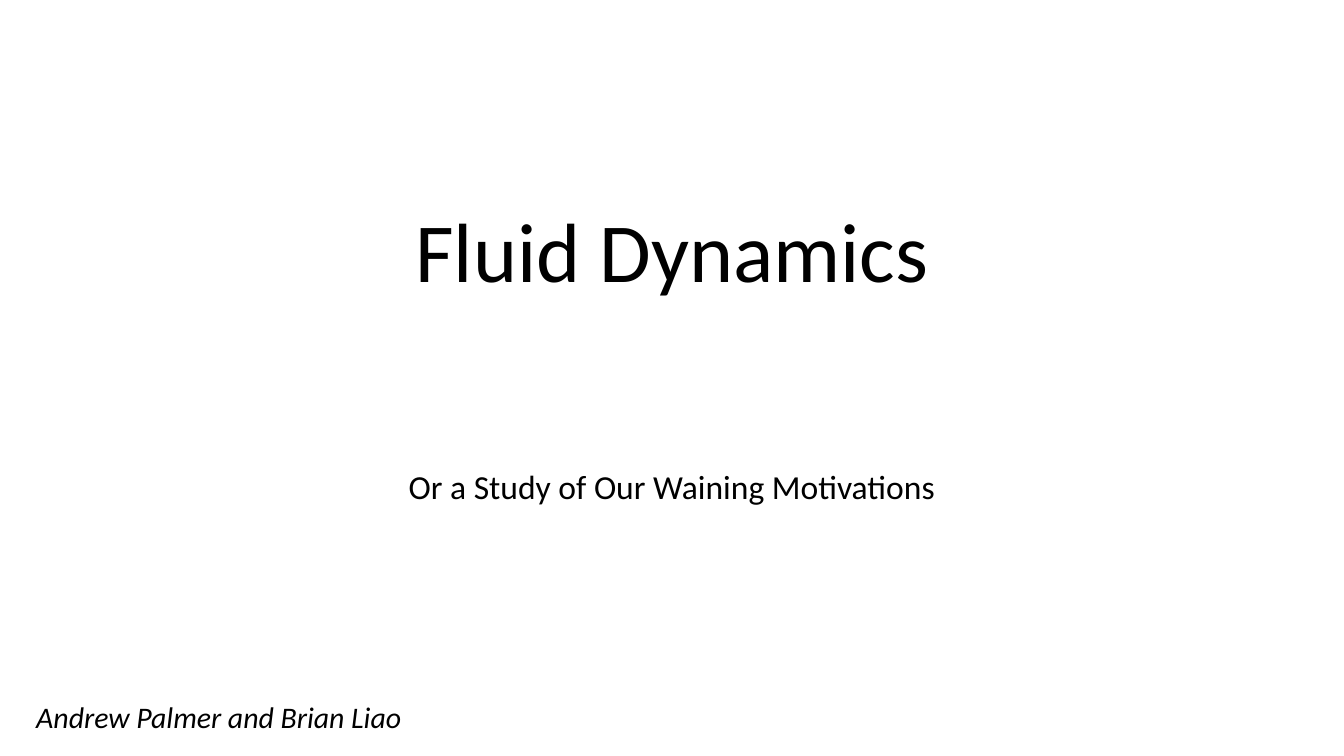
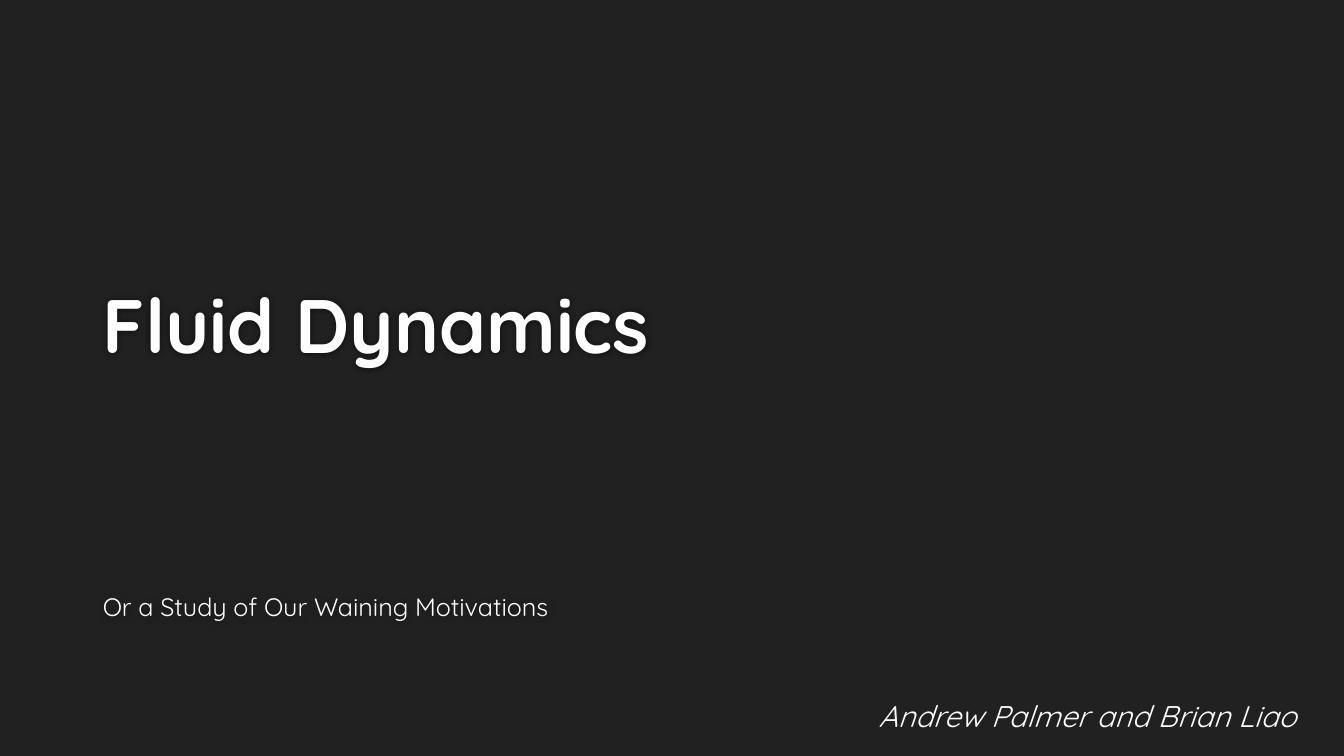
Before and after one commit to andrew-pa/fluidynm, a slide deck: slide 1 of Navier Stokes Presentation.pptx. Drawn at 1344x756 pixels with LibreOffice and Linux fonts; fonts in the diff are those of the drawing; background and template pictures are left out. Boxes give left, top, right and bottom in pixels: in the first picture for what was removed or moved away, otherwise in the second. Text is boxed around its words. In the diff, an @@ line names an element or a change of style, - is before the commit and + after.

```diff
--- a/Navier Stokes Presentation.pptx
+++ b/Navier Stokes Presentation.pptx
@@ background #FFFFFF to #212121 @@
@@ title "Fluid Dynamics" moved from (x1=415, y1=223, x2=929, y2=296) to (x1=103, y1=297, x2=650, y2=368) @@
@@ title "Fluid Dynamics" at (x1=103, y1=297, x2=650, y2=368): size 45 to 40.5 pt, font Calibri to Quicksand, text colour #000000 to #FEFEFE, bold on; alignment centre to left; line spacing 0.9 to 1 @@
@@ subtitle "Or a Study of Our ..." moved from (x1=409, y1=475, x2=935, y2=505) to (x1=103, y1=597, x2=548, y2=621) @@
@@ subtitle "Or a Study of Our ..." at (x1=103, y1=597, x2=548, y2=621): size 18 to 13.5 pt, font Calibri to Quicksand, text colour #000000 to #FFFFFF; alignment centre to left; line spacing 0.9 to 1; more space between paragraphs @@
@@ text "Andrew Palmer and Brian Liao" moved from (x1=36, y1=707, x2=401, y2=729) to (x1=879, y1=705, x2=1296, y2=728) @@
@@ text "Andrew Palmer and Brian Liao" at (x1=879, y1=705, x2=1296, y2=728): font Calibri to Quicksand, text colour #000000 to #FFFFFF @@
```
Also in this commit, not shown: 9 other slides changed, 1 slide added, 1 other file.
